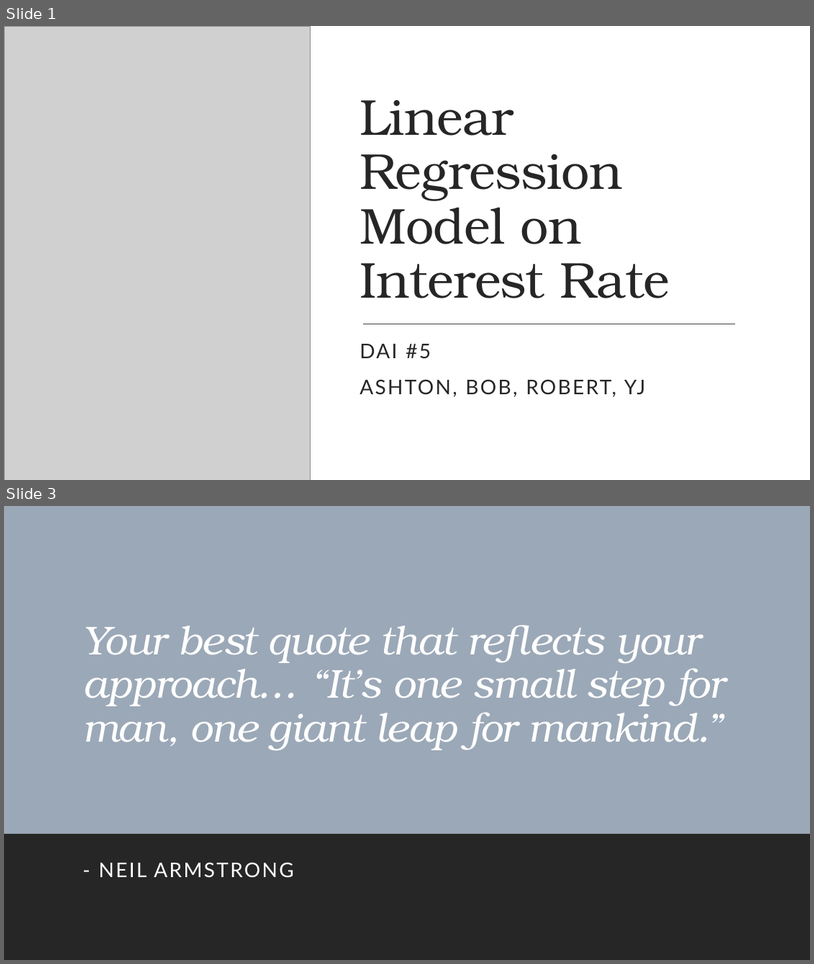
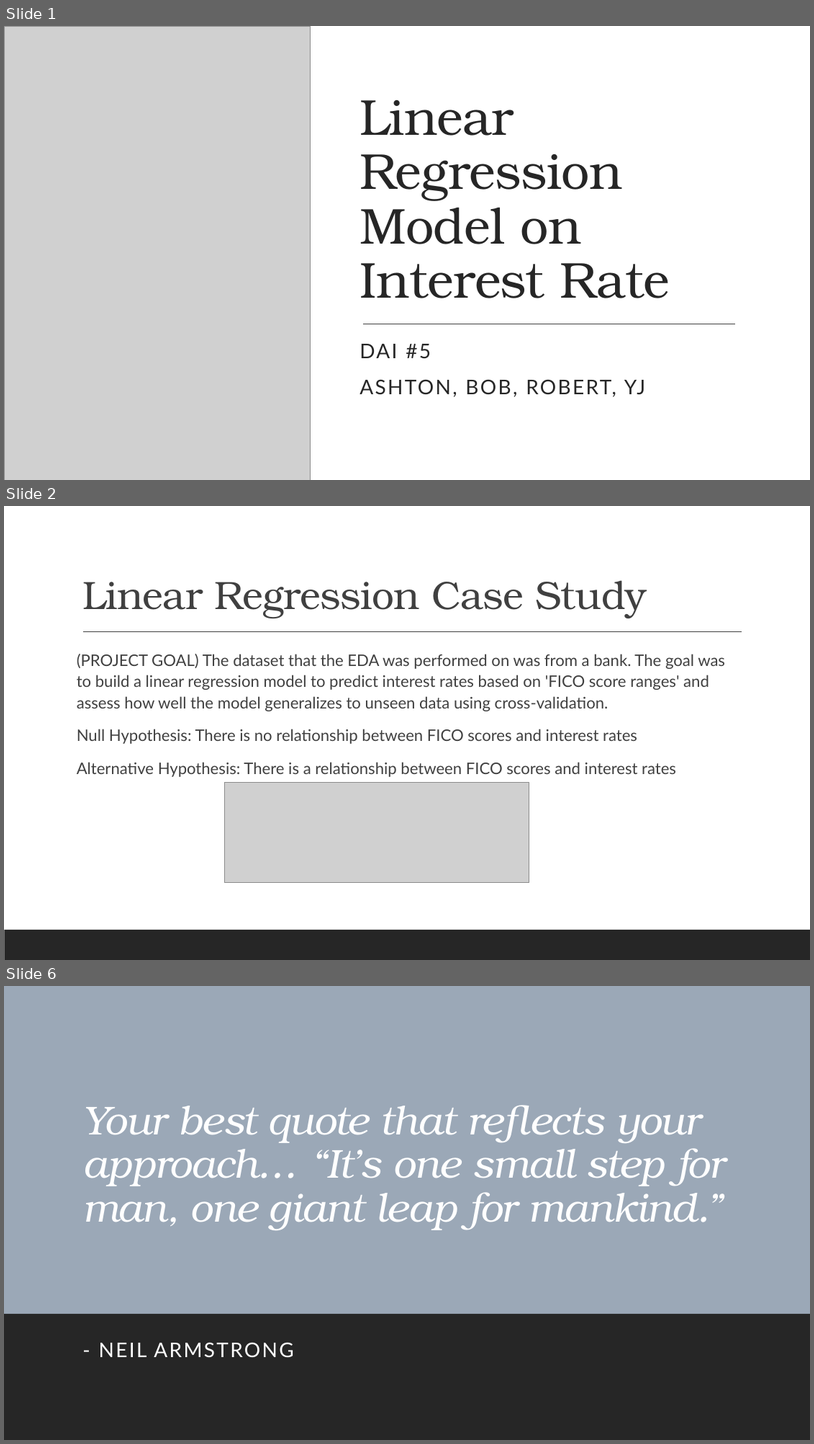
Before and after one commit to wolfman1986/Build_a_Linear_Regression_Model, a slide deck: data/interest_rate.pptx. Shown one above the other, each under a label of ours: slides 1 and 3 before the commit, slides 1, 2 and 6 after it; the slides between them are not shown. The pictures are 814x964 and 814x1444 pixels, drawn with LibreOffice and Linux fonts; fonts in the diff are those of the drawing; grey boxes stand for pictures. Boxes give left, top, right and bottom in pixels: in the first picture for what was removed or moved away, otherwise in the second. Text is boxed around its words. In the diff, an @@ line names an element or a change of style, - is before the commit and + after.

Commit message:
Created images folder and powerpoint presentation

```diff
--- a/data/interest_rate.pptx
+++ b/data/interest_rate.pptx
@@ slide 2 added at <box>4,506,810,960</box>, background #FFFFFF; not listed: 1 template element that a slide beside it also shows @@
@@ title added at <box>82,580,647,618</box>, 47 pt, text #404040 @@
+Linear Regression Case Study
@@ line added from (83, 632) to (743, 632), #404040 1 pt @@
@@ text added at <box>77,654,725,777</box>, 19 pt, text #404040 @@
+(PROJECT GOAL) The dataset that the EDA was performed on was from a bank. The goal was to build a linear regression model to predict interest rates based on 'FICO score ranges' and assess how well the model generalizes to unseen data using cross-validation.
+Null Hypothesis: There is no relationship between FICO scores and interest rates
+Alternative Hypothesis: There is a relationship between FICO scores and interest rates
@@ picture added at <box>225,782,529,883</box> @@
@@ what was slide 3 is now slide 6 @@
```
Also in this commit, not shown: 3 other slides added, 1 slide removed, 2 other files.
